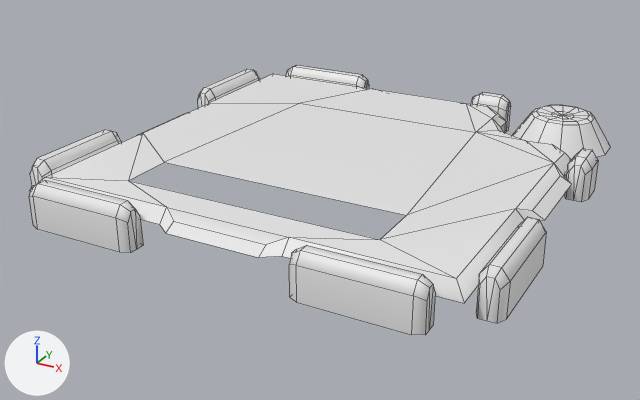
Before and after pictures for a commit that changed the OBJ model Assets/Assets/ModelComponent.obj.
One viewpoint serves both versions: a 50 mm lens placed at (1.65, -3.16, 1.46), pointed at (-0.04, -0.09, -0.07). The axes (+X, +Y, +Z) are drawn at lower left. The lights are the same throughout. Mesh edges are drawn as thin lines. Where no turn or scale is listed for an object, it has been applied to the vertices.

Names of what the first picture shows: 'ModelComponent'.
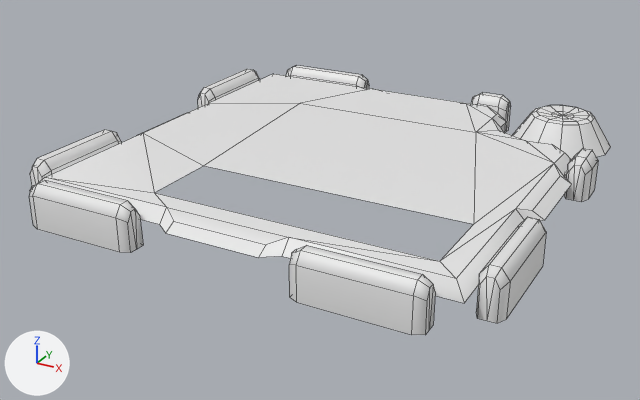
The change, as a diff of the scene's bpy script:
```diff
--- a/Assets/Assets/ModelComponent.obj.py
+++ b/Assets/Assets/ModelComponent.obj.py
@@ me_modelcomponent @@
 me_modelcomponent.from_pydata(...)  # 335 vertices, 273 faces; spans x -1.0..1.0, y -1.0..1.0, z -0.09..0.2
 # used by ob_modelcomponent
-me_modelcomponent.vertices[110].co = (-0.54, -0.73, 0.15)  # pixel (128, 180)
-me_modelcomponent.vertices[111].co = (0.54, -0.73, 0.15)  # pixel (379, 239)
-me_modelcomponent.vertices[333].co = (-0.54, -0.51, 0.15)  # pixel (164, 162)
-me_modelcomponent.vertices[334].co = (0.54, -0.51, 0.15)  # pixel (406, 215)
+# me_modelcomponent part 1
+me_modelcomponent.vertices[110].co = (-0.37, -0.78, 0.15)  # pixel (154, 192)
+me_modelcomponent.vertices[111].co = (0.77, -0.78, 0.15)  # pixel (439, 261)
+me_modelcomponent.vertices[333].co = (-0.37, -0.46, 0.15)  # pixel (203, 165)
+me_modelcomponent.vertices[334].co = (0.77, -0.46, 0.15)  # pixel (473, 224)
```

Changed parts and their boxes (x1, y1, x2, y2) in the pictures (640 x 400 px; the box of a moved part takes in the faces that stretch with it):
part 1 of me_modelcomponent, moved or reshaped
    both: (45, 103, 554, 279)
